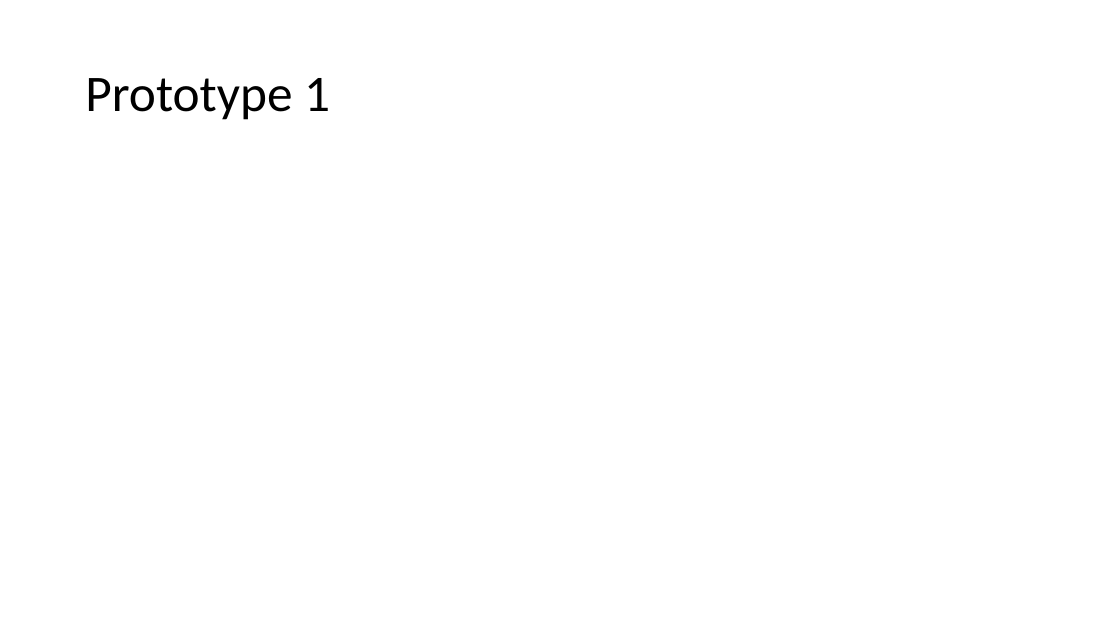
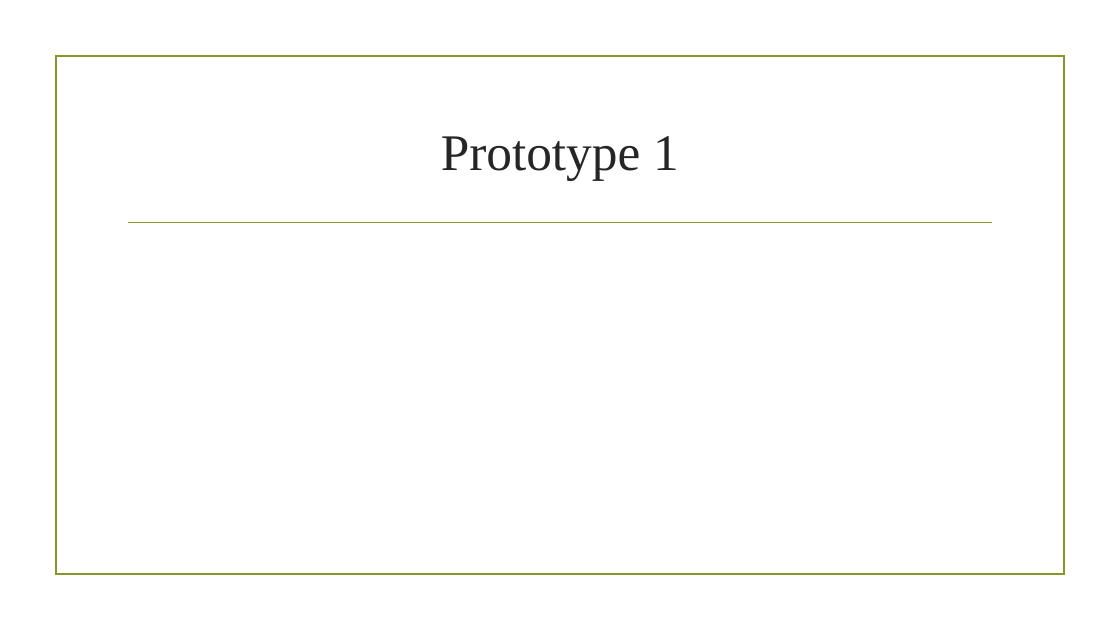
Before and after one commit to UoSGamesGroups/second-semester-dm-group-1, a slide deck: slide 7 of docs/presentation/Adversarial Physics.pptx. Drawn at 1120x630 pixels with LibreOffice and Linux fonts; fonts in the diff are those of the drawing; background and template pictures are left out. Boxes give left, top, right and bottom in pixels: in the first picture for what was removed or moved away, otherwise in the second. Text is boxed around its words. In the diff, an @@ line names an element or a change of style, - is before the commit and + after.

```diff
--- a/docs/presentation/Adversarial Physics.pptx
+++ b/docs/presentation/Adversarial Physics.pptx
@@ rectangle added at <box>55,56,1064,575</box>, outline #83992A 1.25 pt @@
@@ title "Prototype 1": place and size @@
-title "Prototype 1" at <box>85,78,330,120</box>
+title "Prototype 1" at <box>441,136,679,181</box>
@@ title "Prototype 1" at <box>441,136,679,181</box>: font Calibri to Times New Roman, text colour #000000 to #262626; alignment left to centre; line spacing 0.9 to 1 @@
@@ line added from (129, 223) to (992, 223), #83992A 1.25 pt @@
```
Also in this commit, not shown: 8 other slides changed, 1 slide added.
